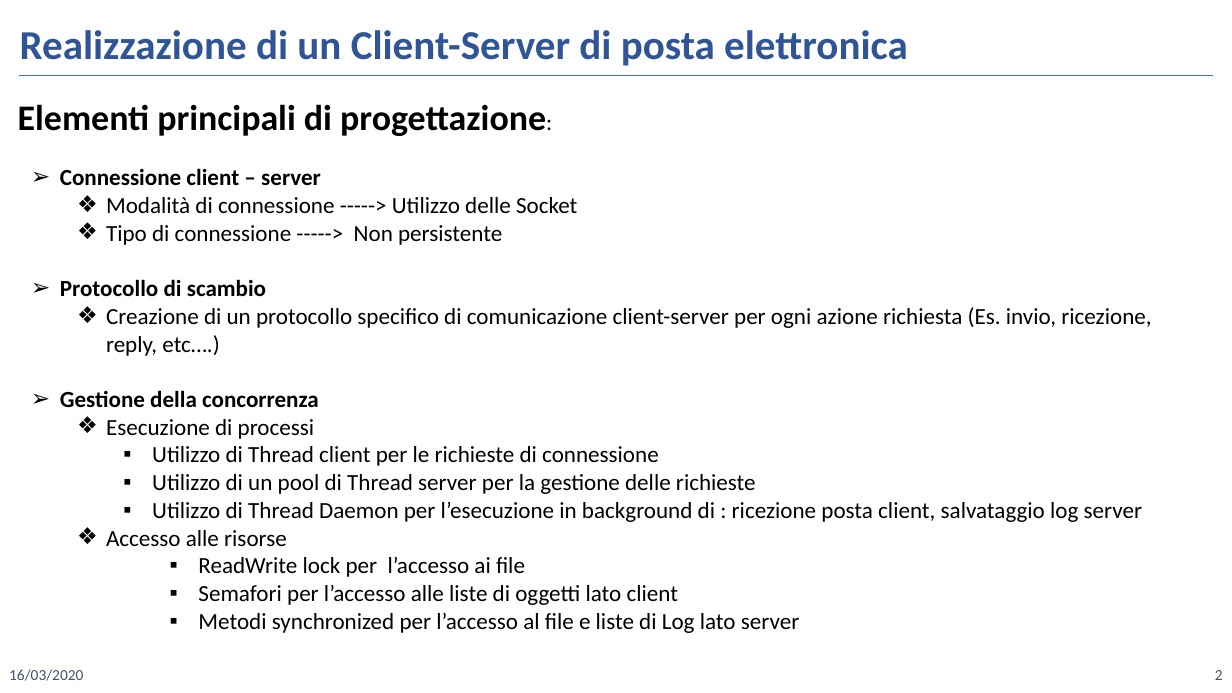
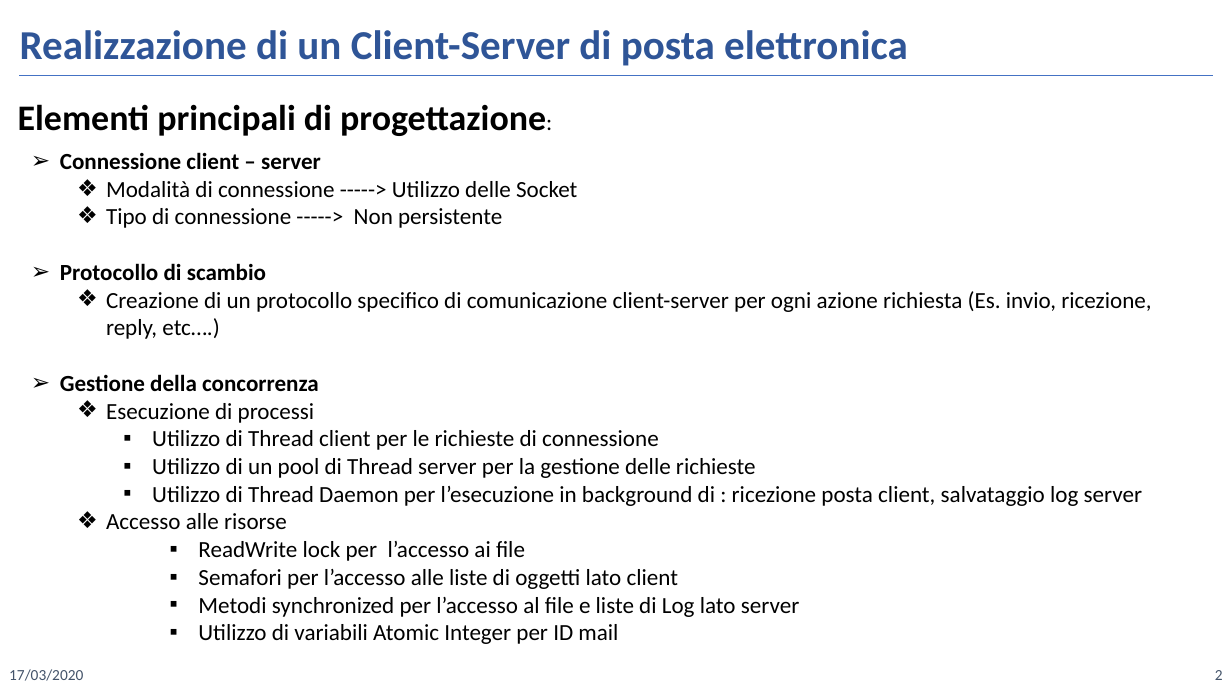
Before and after one commit to annagoku/ProgrammazioneIII, a slide deck: slide 2 of ESAME DI LAB PROGIII.pptx. Drawn at 1232x693 pixels with LibreOffice and Linux fonts; fonts in the diff are those of the drawing. Boxes give left, top, right and bottom in pixels: in the first picture for what was removed or moved away, otherwise in the second. Text is boxed around its words. In the diff, an @@ line names an element or a change of style, - is before the commit and + after.

```diff
--- a/ESAME DI LAB PROGIII.pptx
+++ b/ESAME DI LAB PROGIII.pptx
@@ text "Connessione client – server" moved from (x1=60, y1=168, x2=1151, y2=633) to (x1=60, y1=152, x2=1151, y2=644) @@
@@ text at (x1=198, y1=624, x2=618, y2=644): paragraph added @@
+      ▪ Utilizzo di variabili Atomic Integer per ID mail
@@ text at (x1=9, y1=669, x2=83, y2=681): text changed @@
-16/03/2020
+17/03/2020
```
Also in this commit, not shown: 3 other slides changed.
